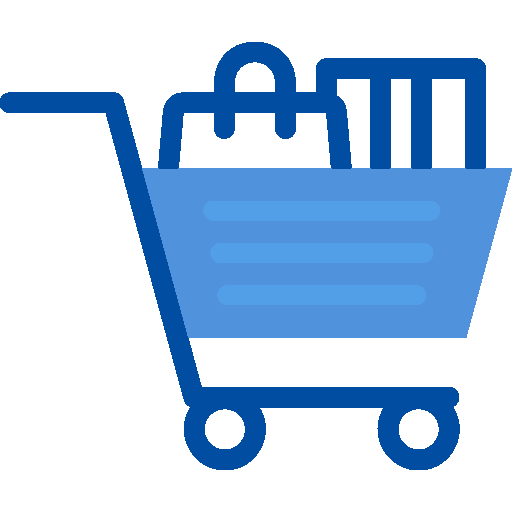
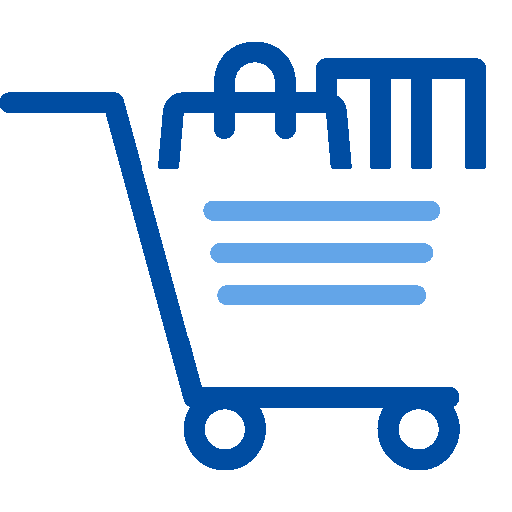
Layered file, before and after one edit (512x512). Changes by layer:
painted on "shoppingcart.png" over [142, 168, 512, 338]
